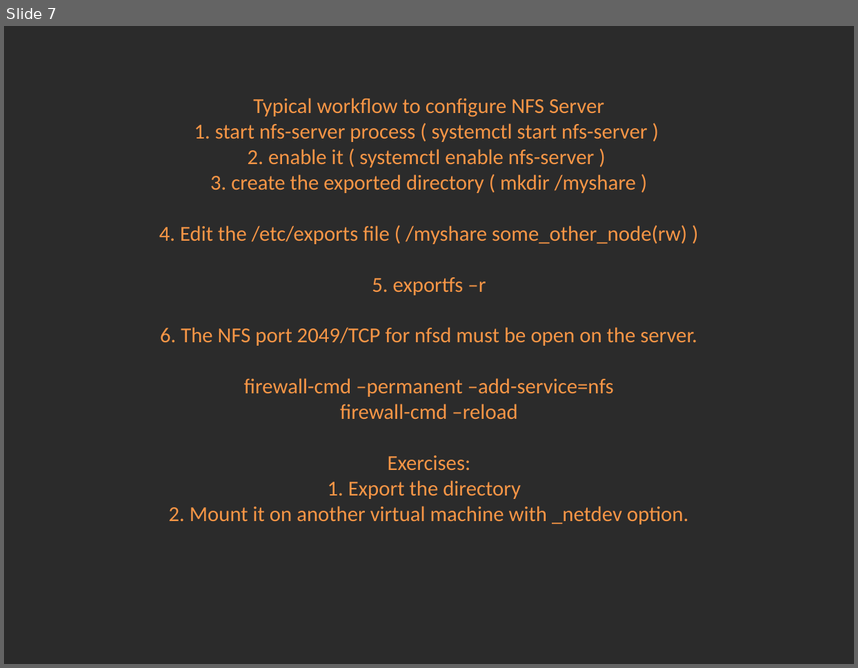
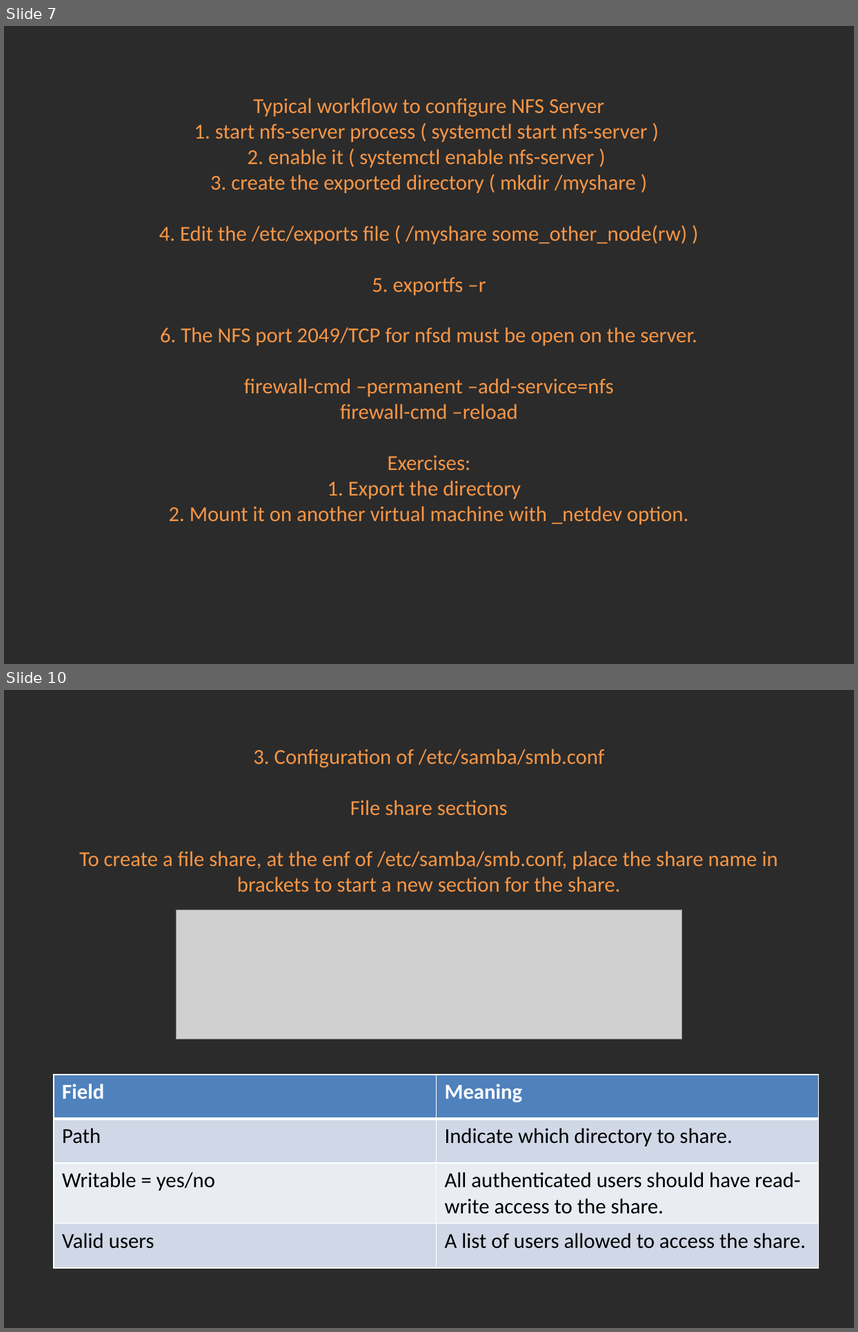
Before and after one commit to Academy-Soft-Intellect/Linux-Course, a slide deck: 12.SSH_NFS_SAMBA/12-SSH_NFS_SAMBA.pptx. Shown one above the other, each under a label of ours: slide 7 before the commit, slides 7 and 10 after it; the slides between them are not shown. The pictures are 858x668 and 858x1332 pixels, drawn with LibreOffice and Linux fonts; fonts in the diff are those of the drawing; grey boxes stand for pictures; background and template pictures are left out; a plain dark background stands for a picture behind light text. Boxes give left, top, right and bottom in pixels: in the first picture for what was removed or moved away, otherwise in the second. Text is boxed around its words. In the diff, an @@ line names an element or a change of style, - is before the commit and + after.

Commit message:
Adding Samba.

```diff
--- a/12.SSH_NFS_SAMBA/12-SSH_NFS_SAMBA.pptx
+++ b/12.SSH_NFS_SAMBA/12-SSH_NFS_SAMBA.pptx
@@ slide 10 added at (x1=4, y1=690, x2=854, y2=1328), background picture (left out) @@
@@ title added at (x1=79, y1=749, x2=778, y2=892), 18 pt, text #F79646 @@
+3. Configuration of /etc/samba/smb.conf
+File share sections
+To create a file share, at the enf of /etc/samba/smb.conf, place the share name in brackets to start a new section for the share.
@@ picture added at (x1=176, y1=909, x2=682, y2=1038) @@
@@ table added at (x1=53, y1=1074, x2=818, y2=1266), 4 rows, 2 columns @@
+Field | Meaning
+Path | Indicate which directory to share.
+Writable = yes/no | All authenticated users should have read-write access to the share.
+Valid users | A list of users allowed to access the share.
```
Also in this commit, not shown: 1 slide changed, 3 other slides added.
